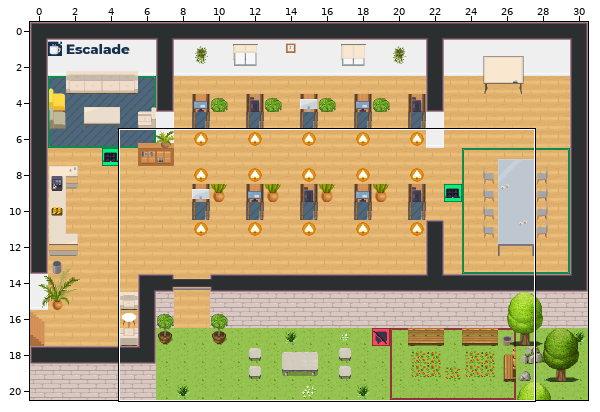
Tiled map (JSON), stored at dist/office.tmj. The picture above shows the old version from afar; the outline marks the close-up.
Close-up. Old version:
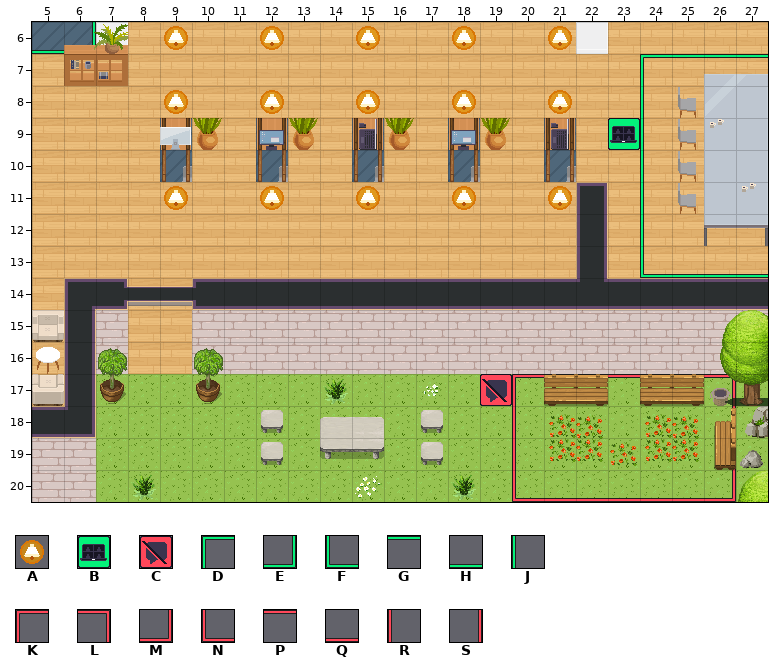
Cells are 32x32 px. Shown: x 5..27, y 6..20.
Key: from "Chunk 1": A 108, B 109, C 110, D 111, E 113, F 114, G 115, H 116, J 117, K 119, L 120, M 121, N 122, P 123, Q 124, R 125, S 126.
_ is an empty cell.
Layers that did not change in this view are not listed.
Layer "floor/floor2" before, first column x 5:
 6 HE__A__A__A__A__A______
 7 ___________________DGGG
 8 ____A__A__A__A__A__J___
 9 __________________BJ___
10 ___________________J___
11 ____A__A__A__A__A__J___
12 ___________________J___
13 ___________________FHHH
14 _______________________
15 _______________________
16 _______________________
17 ______________CKPPPPPL_
18 _______________R_____S_
19 _______________R_____S_
20 _______________NQQQQQM_
Now the later version:
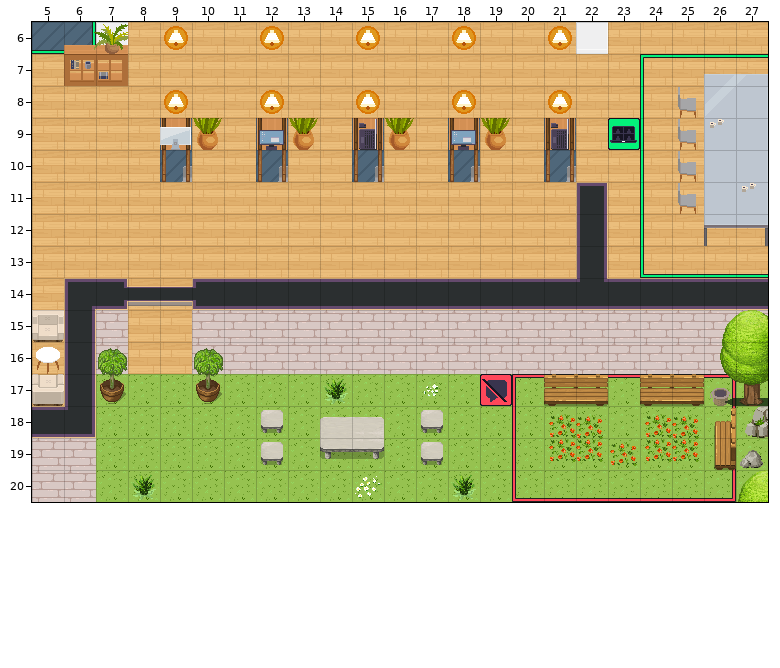
From old to new:
Layer "floor/floor2":
y 11: x 9 A -> _; x 12 A -> _; x 15 A -> _; x 18 A -> _; x 21 A -> _
